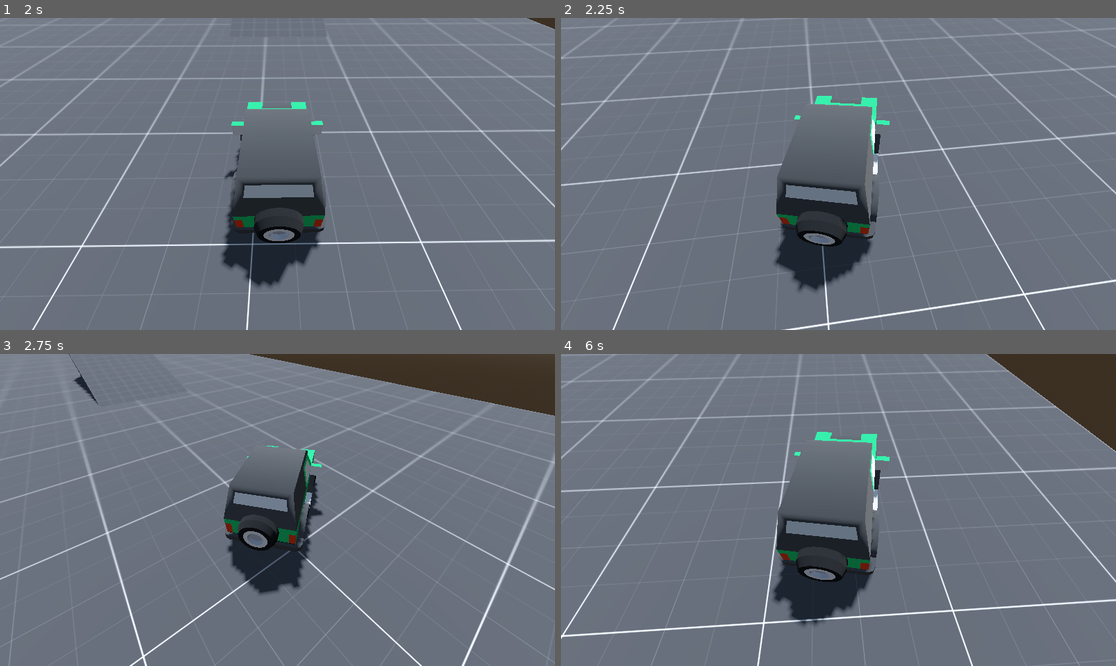
Above: before the commit, frames 1-4 (two rows, left to right).
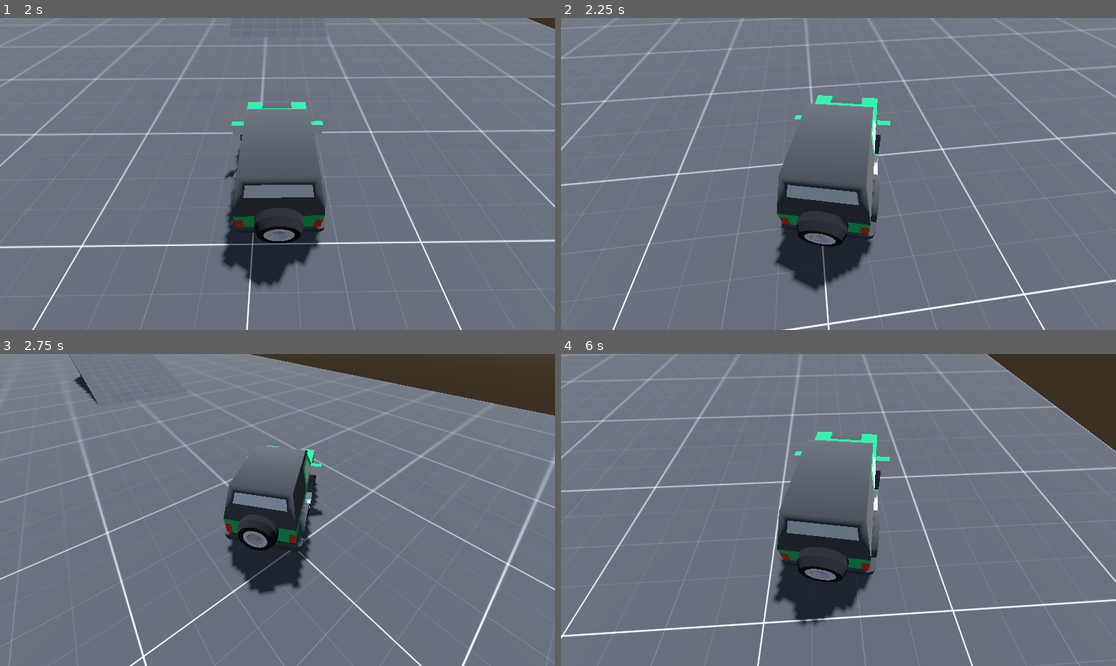
Above: after the commit, the same moments.

Repository: godotrecipes/3d_car_sphere
Game: Godot game, scene res://test_scene.tscn
The game is run twice, just before and just after one commit, with the same random seed, the same clock (stepped at 60 frames per second) and the same inputs. This scene is started directly instead of the project's main scene.
Inputs:
- Up to frame 1 (2 s): hold D (steer_right) 0.53-1.28 s; hold S (brake) from 1.28 s (still down)
- Up to frame 2 (2.25 s): release S (brake) at 2.03 s; hold D (steer_right) from 2.03 s (still down)
- Up to frame 3 (2.75 s): keep holding D (steer_right)
- Up to frame 4 (6 s): release D (steer_right) at 2.78 s; hold W (accelerate) 2.78-3.53 s; hold A (steer_left) 3.53-5.03 s; hold S (brake) 5.03-5.78 s; hold D (steer_right) from 5.78 s (still down)

Frame 1 is identical in both runs. In frame 2, 0.3% of the frame differs, in the area x 38-60%, y 24-88%; in frame 3, 0.1%; in frame 4, 0.3%, in the area x 38-60%, y 24-85%.

Commit message:
minor adjustments

Diff:
--- a/car.gd
+++ b/car.gd
@@ -38,7 +38,7 @@
 		car_mesh.global_transform.basis = car_mesh.global_transform.basis.slerp(new_basis, turn_speed * delta)
 		car_mesh.global_transform = car_mesh.global_transform.orthonormalized()
 		var t = -turn_input * linear_velocity.length() / body_tilt
-		body_mesh.rotation.z = lerp(body_mesh.rotation.z, t, 10.0 * delta)
+		body_mesh.rotation.z = lerp(body_mesh.rotation.z, t, 5.0 * delta)
 		if ground_ray.is_colliding():
 			var n = ground_ray.get_collision_normal()
 			var xform = align_with_y(car_mesh.global_transform, n)
Not shown, changed: README.md
